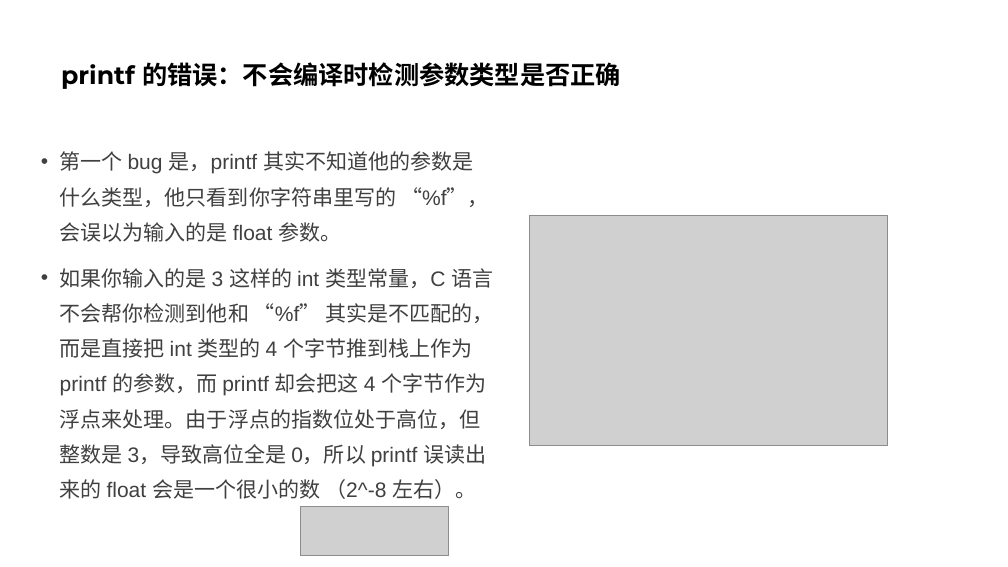
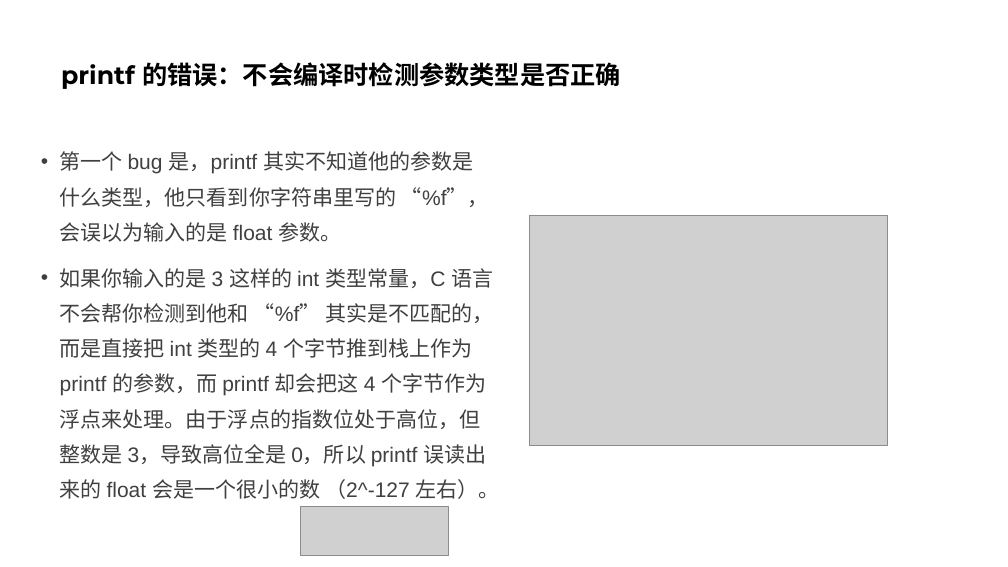
Before and after one commit to parallel101/course, a slide deck: slide 39 of 12/slides.pptx. Drawn at 1008x567 pixels with LibreOffice and Linux fonts; fonts in the diff are those of the drawing; grey boxes stand for pictures. Boxes give left, top, right and bottom in pixels: in the first picture for what was removed or moved away, otherwise in the second. Text is boxed around its words. In the diff, an @@ line names an element or a change of style, - is before the commit and + after.

```diff
--- a/12/slides.pptx
+++ b/12/slides.pptx
@@ text at box(60, 268, 500, 499): text changed @@
-• 如果你输入的是 3 这样的 int 类型常量，C 语言不会帮你检测到他和 “%f” 其实是不匹配的，而是直接把 int 类型的 4 个字节推到栈上作为 printf 的参数，而 printf 却会把这 4 个字节作为浮点来处理。由于浮点的指数位处于高位，但整数是 3，导致高位全是 0，所以 printf 误读出来的 float 会是一个很小的数 （2^-8 左右）。
+• 如果你输入的是 3 这样的 int 类型常量，C 语言不会帮你检测到他和 “%f” 其实是不匹配的，而是直接把 int 类型的 4 个字节推到栈上作为 printf 的参数，而 printf 却会把这 4 个字节作为浮点来处理。由于浮点的指数位处于高位，但整数是 3，导致高位全是 0，所以 printf 误读出来的 float 会是一个很小的数 （2^-127 左右）。
```
Also in this commit, not shown: 7 other slides changed, 23 other files.
